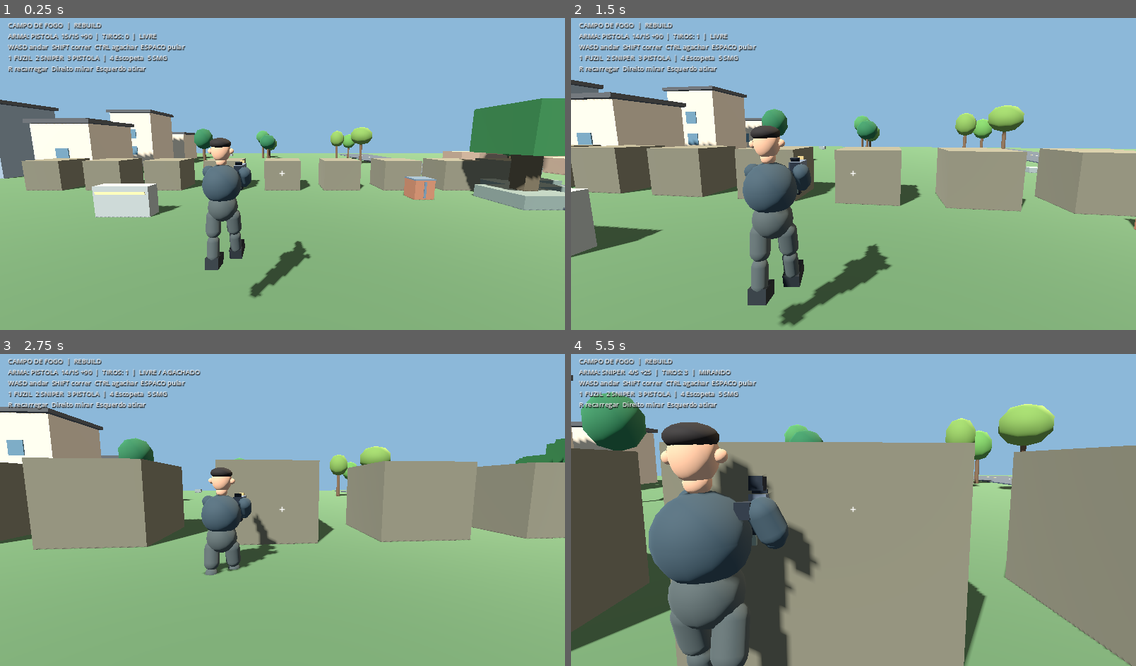
Above: before the commit, frames 1-4 (two rows, left to right).
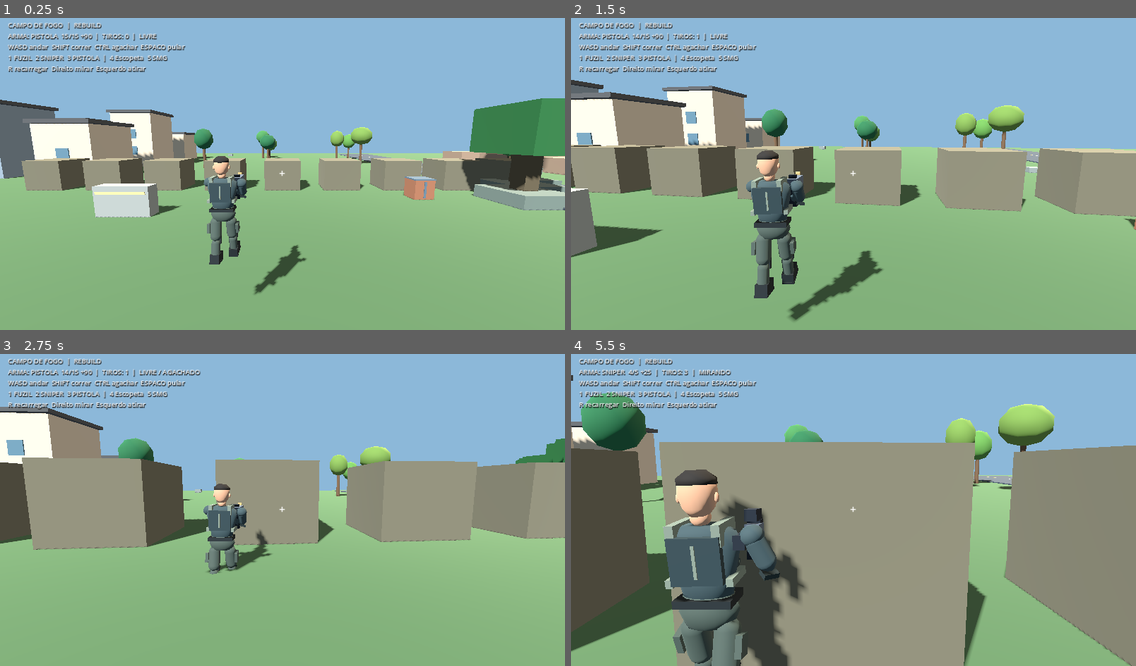
Above: after the commit, the same moments.

Repository: jaime66fla-crypto/gameteste
Game: Godot game, scene res://scenes/main.tscn
The game is run twice, just before and just after one commit, with the same random seed, the same clock (stepped at 60 frames per second) and the same inputs.
Inputs (mouse positions are in pixels of both pictures, inside the frame that each line leads up to):
- Up to frame 1 (0.25 s): no input
- Up to frame 2 (1.5 s): tap Enter at 0.5 s; move the mouse to (881, 170) at 0.52 s; hold Right mouse button (aim) 0.53-1.28 s; hold W (move_forward) from 0.53 s (still down); click (881, 170) at 0.67 s; tap Space (jump) at 0.77, 1.07 s; move the mouse to (825, 174) at 1.27 s; right-click (825, 174) at 1.35 s
- Up to frame 3 (2.75 s): keep holding W (move_forward); tap Space (jump) at 1.52, 1.82 s; move the mouse to (293, 500) at 2.02 s; hold Ctrl (crouch) from 2.03 s (still down); right-click (293, 500) at 2.3 s
- Up to frame 4 (5.5 s): keep holding W (move_forward); move the mouse to (847, 513) at 2.77 s; release Ctrl (crouch) at 2.78 s; click (847, 513) at 2.85 s; tap Space (jump) at 3.02, 3.32, 3.77, 4.07, 4.52, 4.82 s; right-click (847, 513) at 3.05 s; move the mouse to (893, 510) at 3.52 s; hold Shift (sprint) 3.53-4.28 s; right-click (893, 510) at 3.8 s; move the mouse to (808, 503) at 4.27 s; tap 1 at 4.35 s; right-click (808, 503) at 4.55 s; move the mouse to (859, 506) at 5.02 s; hold Right mouse button (aim) from 5.03 s (still down); tap 2 at 5.1 s; click (859, 506) at 5.17 s

The runs differ from the first frame. In frame 1, 1.9% of the frame differs, in the area x 35-55%, y 38-90%; in frame 2, 3.7%; in frame 3, 1.6%; in frame 4, 11%, in the area x 13-44%, y 21-100%.

Commit message:
feat(godot): sculpt tactical Jaime with tapered anatomy face and gear

Diff:
--- a/godot/scripts/avatar/avatar_controller.gd
+++ b/godot/scripts/avatar/avatar_controller.gd
@@ -62,38 +62,88 @@
     instance.material_override = mat
     parent.add_child(instance)
 
+func _loft(parent: Node3D, part_name: String, rings: Array, mat: Material) -> void:
+    # Elliptical cross-sections give the chest, waist and face their silhouette.
+    var surface := SurfaceTool.new()
+    surface.begin(Mesh.PRIMITIVE_TRIANGLES)
+    const SIDES := 16
+    for layer in range(rings.size() - 1):
+        var lower: Vector3 = rings[layer]
+        var upper: Vector3 = rings[layer + 1]
+        for side in range(SIDES):
+            var angle := TAU * side / SIDES
+            var next_angle := TAU * (side + 1) / SIDES
+            var a := Vector3(cos(angle) * lower.y, lower.x, sin(angle) * lower.z)
+            var b := Vector3(cos(angle) * upper.y, upper.x, sin(angle) * upper.z)
+            var c := Vector3(cos(next_angle) * upper.y, upper.x, sin(next_angle) * upper.z)
+            var d := Vector3(cos(next_angle) * lower.y, lower.x, sin(next_angle) * lower.z)
+            for vertex in [a, c, b, a, d, c]:
+                surface.add_vertex(vertex)
+    for end in [0, rings.size() - 1]:
+        var ring: Vector3 = rings[end]
+        for side in range(SIDES):
+            var angle := TAU * side / SIDES
+            var next_angle := TAU * (side + 1) / SIDES
+            var a := Vector3(cos(angle) * ring.y, ring.x, sin(angle) * ring.z)
+            var b := Vector3(cos(next_angle) * ring.y, ring.x, sin(next_angle) * ring.z)
+            for vertex in [Vector3(0, ring.x, 0), b if end == 0 else a, a if end == 0 else b]:
+                surface.add_vertex(vertex)
+    surface.generate_normals()
+    var instance := MeshInstance3D.new()
+    instance.name = part_name
+    instance.mesh = surface.commit()
+    instance.material_override = mat
+    parent.add_child(instance)
+
 func _assemble() -> void:
-    var cloth := _mat(Color("#323f44"))
-    var pants := _mat(Color("#414744"))
+    var cloth := _mat(Color("#394748"))
+    var pants := _mat(Color("#414b43"))
     var skin := _mat(Color("#b98b6c"))
-    var hair := _mat(Color("#25211f"))
-    var boots := _mat(Color("#222628"))
-    var highlights := _mat(Color("#69766b"))
+    var hair := _mat(Color("#282522"))
+    var boots := _mat(Color("#202526"))
+    var armor := _mat(Color("#293638"))
+    var webbing := _mat(Color("#697264"))
+    var eyes := _mat(Color("#202625"))
+    var whites := _mat(Color("#c4bcb0"))
     hips = Node3D.new()
     hips.name = "Hips"
     hips.position.y = 0.96
     add_child(hips)
-    _capsule(hips, "Pelvis", 0.25, 0.38, Vector3(0, 0, 0), pants)
+    _loft(hips, "Pelvis", [Vector3(-0.12, 0.19, 0.12), Vector3(0.01, 0.245, 0.145), Vector3(0.14, 0.205, 0.125)], pants)
+    _box(hips, "Belt", Vector3(0.45, 0.065, 0.29), Vector3(0, 0.10, 0), boots)
+    _box(hips, "Buckle", Vector3(0.065, 0.055, 0.023), Vector3(0, 0.10, -0.158), webbing)
     torso = Node3D.new()
     torso.name = "Torso"
     torso.position = Vector3(0, 0.18, 0)
     hips.add_child(torso)
-    _capsule(torso, "Chest", 0.32, 0.65, Vector3(0, 0.20, 0), cloth)
-    _box(torso, "FrontHarness", Vector3(0.52, 0.11, 0.035), Vector3(0, 0.11, -0.29), highlights)
-    _capsule(torso, "Neck", 0.09, 0.18, Vector3(0, 0.58, 0), skin)
+    _loft(torso, "Chest", [Vector3(-0.09, 0.19, 0.12), Vector3(0.10, 0.225, 0.14), Vector3(0.34, 0.285, 0.15), Vector3(0.47, 0.27, 0.135), Vector3(0.53, 0.15, 0.105)], cloth)
+    _box(torso, "FrontPlate", Vector3(0.39, 0.34, 0.065), Vector3(0, 0.27, -0.153), armor)
+    _box(torso, "BackPlate", Vector3(0.39, 0.37, 0.055), Vector3(0, 0.28, 0.15), armor)
+    for side in [-1.0, 1.0]:
+        _box(torso, "ShoulderStrap", Vector3(0.065, 0.17, 0.32), Vector3(side * 0.17, 0.47, 0), webbing)
+        _box(torso, "SideStrap", Vector3(0.055, 0.065, 0.29), Vector3(side * 0.23, 0.10, 0), webbing)
+    for slot in range(3):
+        _box(torso, "MagazinePouch", Vector3(0.105, 0.16, 0.075), Vector3((slot - 1) * 0.125, 0.075, -0.20), webbing)
+        _box(torso, "PouchFlap", Vector3(0.108, 0.035, 0.016), Vector3((slot - 1) * 0.125, 0.14, -0.245), armor)
+    _box(torso, "BackSeam", Vector3(0.025, 0.26, 0.01), Vector3(0, 0.28, 0.183), webbing)
+    _capsule(torso, "Neck", 0.078, 0.16, Vector3(0, 0.59, 0), skin)
     head = Node3D.new()
     head.name = "Head"
     head.position = Vector3(0, 0.76, 0)
     torso.add_child(head)
-    _sphere(head, "Face", 0.18, Vector3.ZERO, skin, Vector3(0.87, 1.08, 0.87))
-    _sphere(head, "Hair", 0.18, Vector3(0, 0.105, 0.02), hair, Vector3(0.94, 0.52, 0.90))
+    _loft(head, "Face", [Vector3(-0.16, 0.065, 0.075), Vector3(-0.10, 0.115, 0.115), Vector3(0.0, 0.145, 0.137), Vector3(0.115, 0.14, 0.13), Vector3(0.17, 0.09, 0.085)], skin)
+    _loft(head, "Hair", [Vector3(0.08, 0.147, 0.139), Vector3(0.13, 0.145, 0.135), Vector3(0.19, 0.07, 0.07)], hair)
+    _sphere(head, "Nose", 0.028, Vector3(0, -0.015, -0.143), skin, Vector3(0.70, 1.30, 1.35))
+    _box(head, "Mouth", Vector3(0.057, 0.009, 0.009), Vector3(0, -0.095, -0.123), _mat(Color("#79554a")))
     for side in [-1.0, 1.0]:
-        _sphere(head, "Ear", 0.047, Vector3(side * 0.165, -0.015, 0), skin)
-    left_leg = _build_leg("LeftLeg", -0.16, pants, boots)
-    right_leg = _build_leg("RightLeg", 0.16, pants, boots)
+        _sphere(head, "Ear", 0.033, Vector3(side * 0.145, -0.02, 0.01), skin, Vector3(0.58, 1.20, 0.72))
+        _box(head, "Eye", Vector3(0.045, 0.018, 0.012), Vector3(side * 0.06, 0.025, -0.128), whites)
+        _box(head, "Pupil", Vector3(0.014, 0.018, 0.006), Vector3(side * 0.06, 0.025, -0.136), eyes)
+        _box(head, "Brow", Vector3(0.055, 0.013, 0.013), Vector3(side * 0.06, 0.054, -0.128), hair)
+    left_leg = _build_leg("LeftLeg", -0.145, pants, boots)
+    right_leg = _build_leg("RightLeg", 0.145, pants, boots)
     left_arm = _build_arm("LeftArm", -0.37, cloth, skin)
     right_arm = _build_arm("RightArm", 0.37, cloth, skin)
-    # The support shoulder reaches forward in a two-handed pistol stance.
     left_arm.position = Vector3(-0.31, 0.45, -0.10)
     weapon_mount = Node3D.new()
     weapon_mount.name = "WeaponMount"
@@ -120,9 +170,12 @@
     pivot.name = part_name
     pivot.position = Vector3(x, -0.08, 0)
     hips.add_child(pivot)
-    _capsule(pivot, "Thigh", 0.126, 0.48, Vector3(0, -0.22, 0), pants)
-    _capsule(pivot, "Shin", 0.103, 0.43, Vector3(0, -0.63, 0), pants)
-    _box(pivot, "Boot", Vector3(0.22, 0.19, 0.32), Vector3(0, -0.86, -0.075), boots)
+    _capsule(pivot, "Thigh", 0.108, 0.48, Vector3(0, -0.22, 0), pants)
+    _box(pivot, "CargoPocket", Vector3(0.055, 0.18, 0.15), Vector3(-0.12 if x < 0 else 0.12, -0.20, 0.015), pants)
+    _box(pivot, "KneePad", Vector3(0.16, 0.16, 0.055), Vector3(0, -0.45, -0.085), boots)
+    _capsule(pivot, "Shin", 0.085, 0.43, Vector3(0, -0.63, 0), pants)
+    _box(pivot, "Boot", Vector3(0.18, 0.17, 0.29), Vector3(0, -0.79, -0.055), boots)
+    _box(pivot, "BootSole", Vector3(0.19, 0.035, 0.30), Vector3(0, -0.865, -0.055), boots)
     return pivot
 
 func _build_arm(part_name: String, x: float, cloth: Material, skin: Material) -> Node3D:
@@ -130,13 +183,23 @@
     pivot.name = part_name
     pivot.position = Vector3(x, 0.45, 0)
     torso.add_child(pivot)
-    _capsule(pivot, "UpperArm", 0.108, 0.36, Vector3(0, -0.17, 0), cloth)
+    _capsule(pivot, "UpperArm", 0.085, 0.36, Vector3(0, -0.17, 0), cloth)
+    _sphere(pivot, "ShoulderSleeve", 0.10, Vector3(0, -0.025, 0), cloth, Vector3(1.0, 0.85, 0.90))
     var elbow := Node3D.new()
     elbow.name = "Elbow"
     elbow.position = Vector3(0, -0.34, 0)
     pivot.add_child(elbow)
-    _capsule(elbow, "Forearm", 0.083, 0.34, Vector3(0, -0.16, 0), cloth)
-    _sphere(elbow, "Hand", 0.075, Vector3(0, -0.34, 0), skin, Vector3(0.95, 1.35, 0.86))
+    _capsule(elbow, "Forearm", 0.068, 0.34, Vector3(0, -0.16, 0), cloth)
+    var glove := _mat(Color("#252d2c"))
+    _box(elbow, "ElbowPad", Vector3(0.13, 0.10, 0.045), Vector3(0, 0.0, 0.055), glove)
+    # Keep the wrist anchor fixed: weapon IK targets this node's origin.
+    var hand := Node3D.new()
+    hand.name = "Hand"
+    hand.position = Vector3(0, -0.34, 0)
+    elbow.add_child(hand)
+    _box(hand, "GlovePalm", Vector3(0.085, 0.105, 0.055), Vector3(0, -0.01, 0), glove)
+    _box(hand, "Knuckles", Vector3(0.088, 0.035, 0.025), Vector3(0, -0.04, -0.035), glove)
+    _sphere(hand, "Thumb", 0.021, Vector3(-0.043 if x > 0 else 0.043, 0.008, -0.025), skin, Vector3(0.8, 1.35, 0.9))
     return pivot
 
 func animate(delta: float, move_amount: float, running: bool, crouched: bool, aiming: bool, airborne: bool, reloading: bool) -> void:
--- a/godot/scripts/player.gd
+++ b/godot/scripts/player.gd
@@ -79,6 +79,8 @@
 func _install_humanoid_avatar() -> void:
     humanoid_avatar = HumanoidAvatarScript.new()
     humanoid_avatar.name = "HumanoidAvatar"
+    # Match the visible character to the configured collision height.
+    humanoid_avatar.scale = Vector3.ONE * (height / 2.09)
     avatar.add_child(humanoid_avatar)
     for old_part in ["Torso", "Head", "LeftLeg", "RightLeg", "LeftArm", "RightArm"]:
         var node := avatar.get_node_or_null(old_part) as Node3D
--- /dev/null
+++ b/godot/tests/avatar_geometry.gd
@@ -0,0 +1,47 @@
+extends SceneTree
+var failures: Array[String] = []
+var low := INF
+var high := -INF
+
+func _initialize() -> void:
+    call_deferred("_run")
+
+func _bounds(node: Node, player: Node3D) -> void:
+    if node is MeshInstance3D and node.is_visible_in_tree():
+        for surface in range(node.mesh.get_surface_count()):
+            var arrays: Array = node.mesh.surface_get_arrays(surface)
+            for vertex in arrays[Mesh.ARRAY_VERTEX]:
+                var point: Vector3 = player.to_local(node.to_global(vertex))
+                low = minf(low, point.y)
+                high = maxf(high, point.y)
+    for child in node.get_children():
+        _bounds(child, player)
+
+func _run() -> void:
+    var scene = load("res://scenes/main.tscn").instantiate()
+    root.add_child(scene)
+    current_scene = scene
+    var player: Node3D = scene.get_node("Jaime")
+    player.set_physics_process(false)
+    var avatar: Node3D = player.get("humanoid_avatar")
+    for path in ["Hips/Torso/Chest", "Hips/Torso/Head/Face"]:
+        var mesh: Mesh = avatar.get_node(path).mesh
+        var arrays: Array = mesh.surface_get_arrays(0)
+        var outward_score := 0.0
+        for i in range(arrays[Mesh.ARRAY_VERTEX].size()):
+            var v: Vector3 = arrays[Mesh.ARRAY_VERTEX][i]
+            var n: Vector3 = arrays[Mesh.ARRAY_NORMAL][i]
+            outward_score += v.x * n.x + v.z * n.z
+        if outward_score <= 0:
+            failures.append("Mesh normals face inward: " + path)
+    _bounds(avatar, player)
+    if absf((high - low) - float(player.get("height"))) > 0.04:
+        failures.append("Visible body height does not match player collision height")
+    if low < -0.03:
+        failures.append("Boots penetrate the floor")
+    scene.queue_free()
+    await process_frame
+    for failure in failures:
+        printerr(failure)
+    print("AVATAR GEOMETRY: ", "PASS" if failures.is_empty() else "FAIL")
+    quit(0 if failures.is_empty() else 1)
Not shown, changed: godot/AVATAR-REBUILD.md
